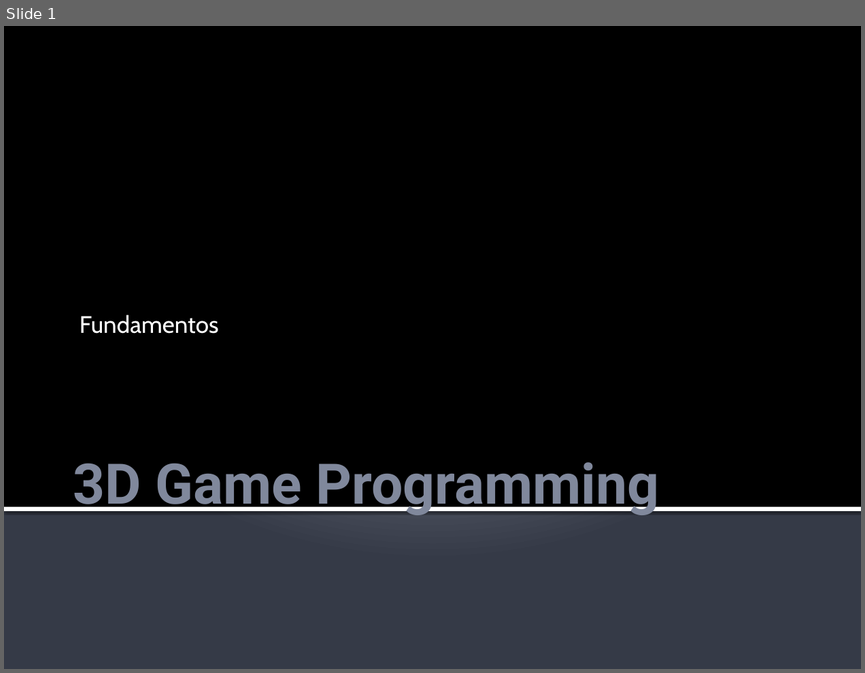
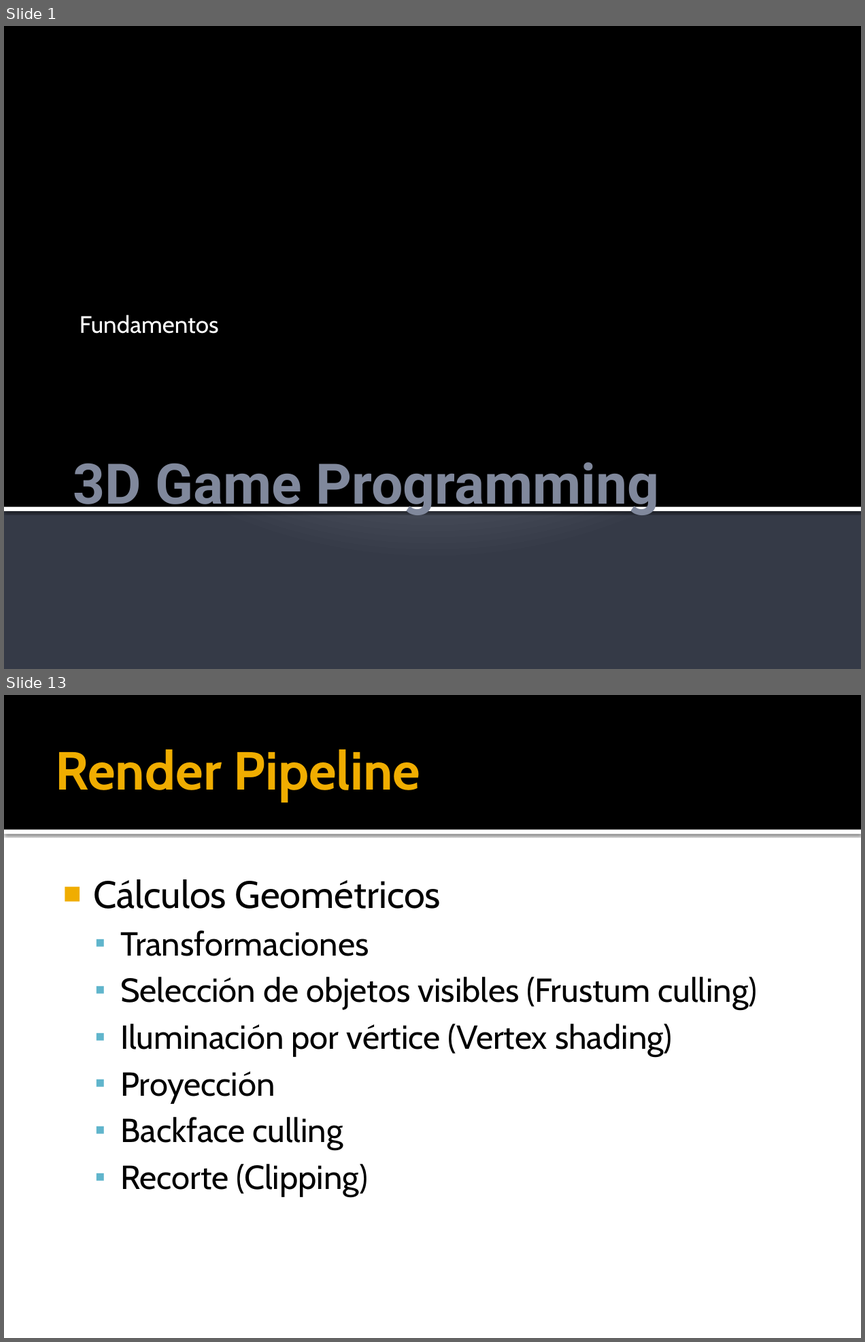
Before and after one commit to kringol/java3dengine, a slide deck: teoria/j3dEngine_chapter2.pptx. Shown one above the other, each under a label of ours: slide 1 before the commit, slides 1 and 13 after it; the slides between them are not shown. The pictures are 865x673 and 865x1342 pixels, drawn with LibreOffice and Linux fonts; fonts in the diff are those of the drawing. Boxes give left, top, right and bottom in pixels: in the first picture for what was removed or moved away, otherwise in the second. Text is boxed around its words. In the diff, an @@ line names an element or a change of style, - is before the commit and + after.

```diff
--- a/teoria/j3dEngine_chapter2.pptx
+++ b/teoria/j3dEngine_chapter2.pptx
@@ slide 13 added at [4, 695, 861, 1338], background #FFFFFF @@
@@ rectangle added at [4, 695, 861, 830], fill #000000 @@
@@ title added at [56, 749, 421, 801], 45 pt, text #F0AD00, bold @@
+Render Pipeline
@@ rectangle added at [4, 830, 861, 834], fill #FFFFFF @@
@@ text added at [93, 879, 757, 1196], 28 pt, text #000000 @@
+■ Cálculos Geométricos
+  ▪ Transformaciones
+  ▪ Selección de objetos visibles (Frustum culling)
+  ▪ Iluminación por vértice (Vertex shading)
+  ▪ Proyección
+  ▪ Backface culling
+  ▪ Recorte (Clipping)
```
Also in this commit, not shown: 1 slide changed, 15 other slides added.
